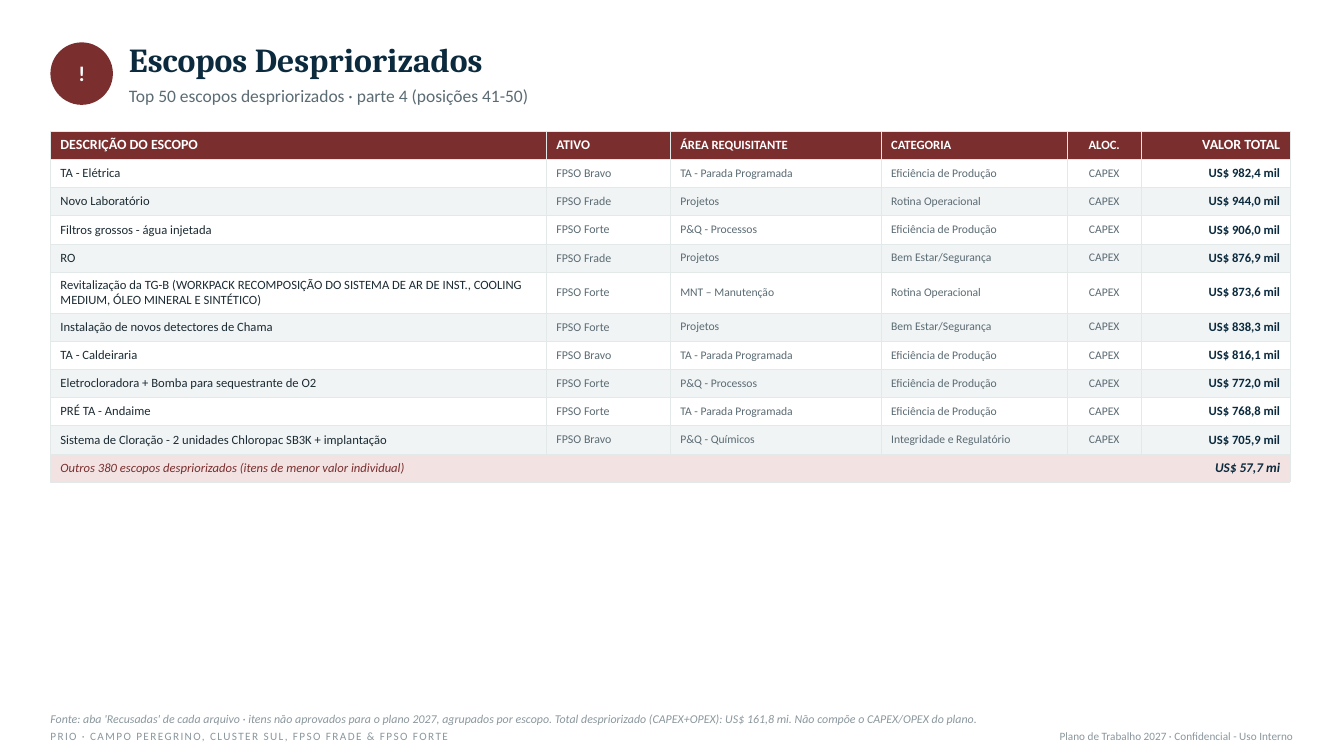
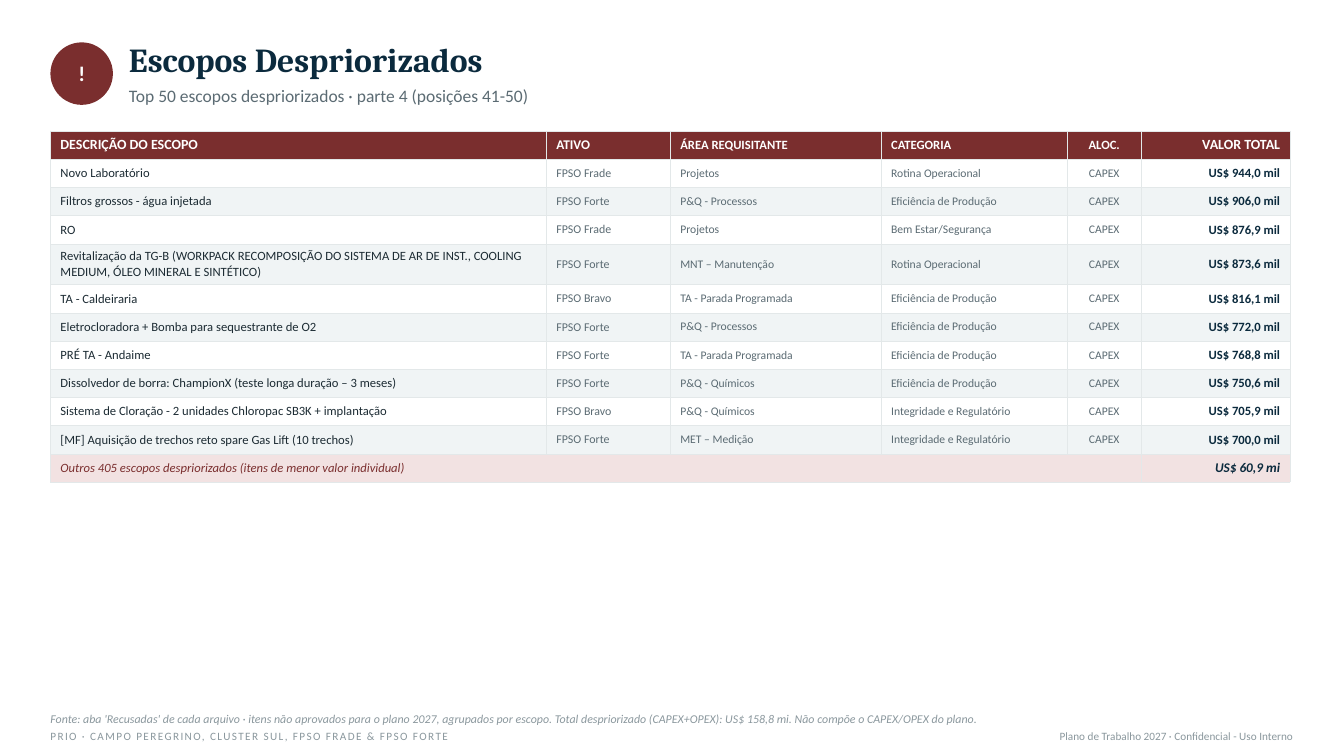
Before and after one commit to LucasRibaas/Planejamento, a slide deck: slide 42 of PRIO_Top_CAPEX_OPEX_Despriorizados_2027.pptx (slide 38 before the commit). Drawn at 1344x756 pixels with LibreOffice and Linux fonts; fonts in the diff are those of the drawing. Boxes give left, top, right and bottom in pixels: in the first picture for what was removed or moved away, otherwise in the second. Text is boxed around its words. In the diff, an @@ line names an element or a change of style, - is before the commit and + after.

```diff
--- a/PRIO_Top_CAPEX_OPEX_Despriorizados_2027.pptx
+++ b/PRIO_Top_CAPEX_OPEX_Despriorizados_2027.pptx
@@ table at <box>50,131,1291,478</box> @@
-row 2: TA - Elétrica | FPSO Bravo | TA - Parada Programada | Eficiência de Produção | CAPEX | US$ 982,4 mil
-row 7: Instalação de novos detectores de Chama | FPSO Forte | Projetos | Bem Estar/Segurança | CAPEX | US$ 838,3 mil
+row 9: Dissolvedor de borra: ChampionX (teste longa duração – 3 meses) | FPSO Forte | P&Q - Químicos | Eficiência de Produção | CAPEX | US$ 750,6 mil
-row 12: Outros 380 escopos despriorizados (itens de menor valor individual) |  |  |  |  | US$ 57,7 mi
+row 11: [MF] Aquisição de trechos reto spare Gas Lift (10 trechos) | FPSO Forte | MET – Medição | Integridade e Regulatório | CAPEX | US$ 700,0 mil
+row 12: Outros 405 escopos despriorizados (itens de menor valor individual) |  |  |  |  | US$ 60,9 mi
@@ text at <box>50,714,977,725</box>: text changed @@
-Fonte: aba 'Recusadas' de cada arquivo · itens não aprovados para o plano 2027, agrupados por escopo. Total despriorizado (CAPEX+OPEX): US$ 161,8 mi. Não compõe o CAPEX/OPEX do plano.
+Fonte: aba 'Recusadas' de cada arquivo · itens não aprovados para o plano 2027, agrupados por escopo. Total despriorizado (CAPEX+OPEX): US$ 158,8 mi. Não compõe o CAPEX/OPEX do plano.
```
Also in this commit, not shown: 9 other slides changed, 4 slides added.
